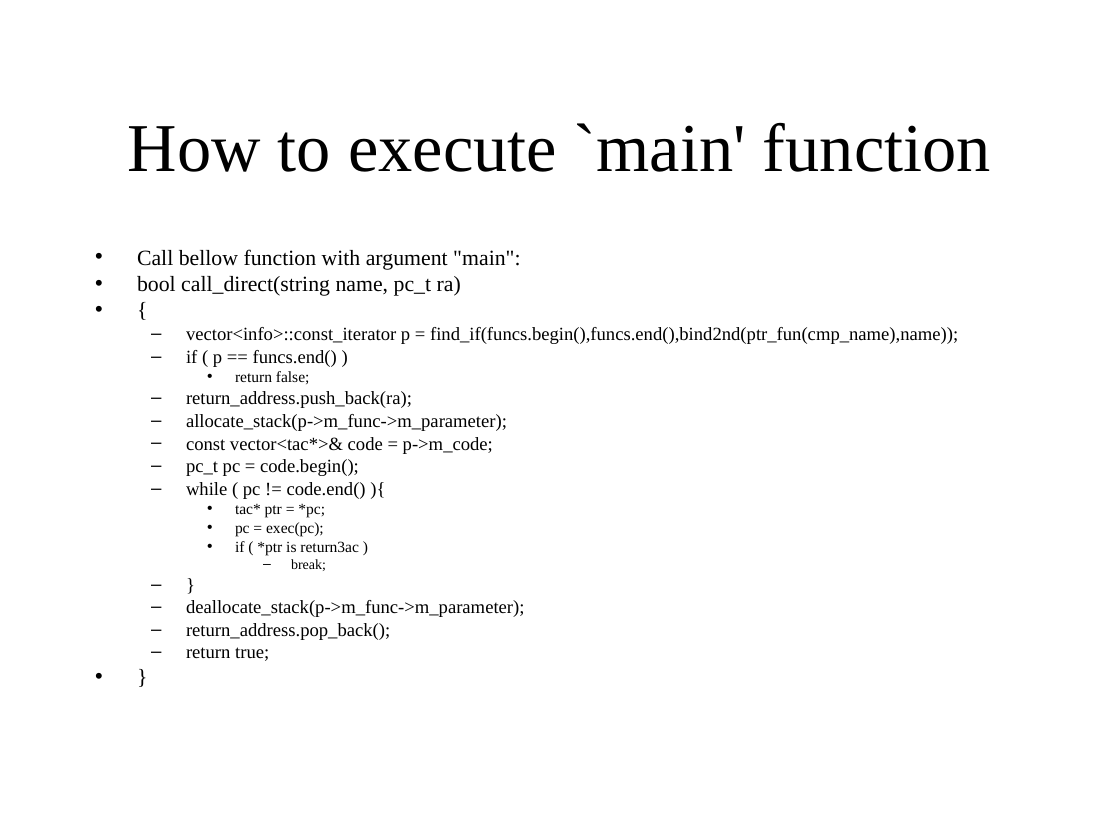
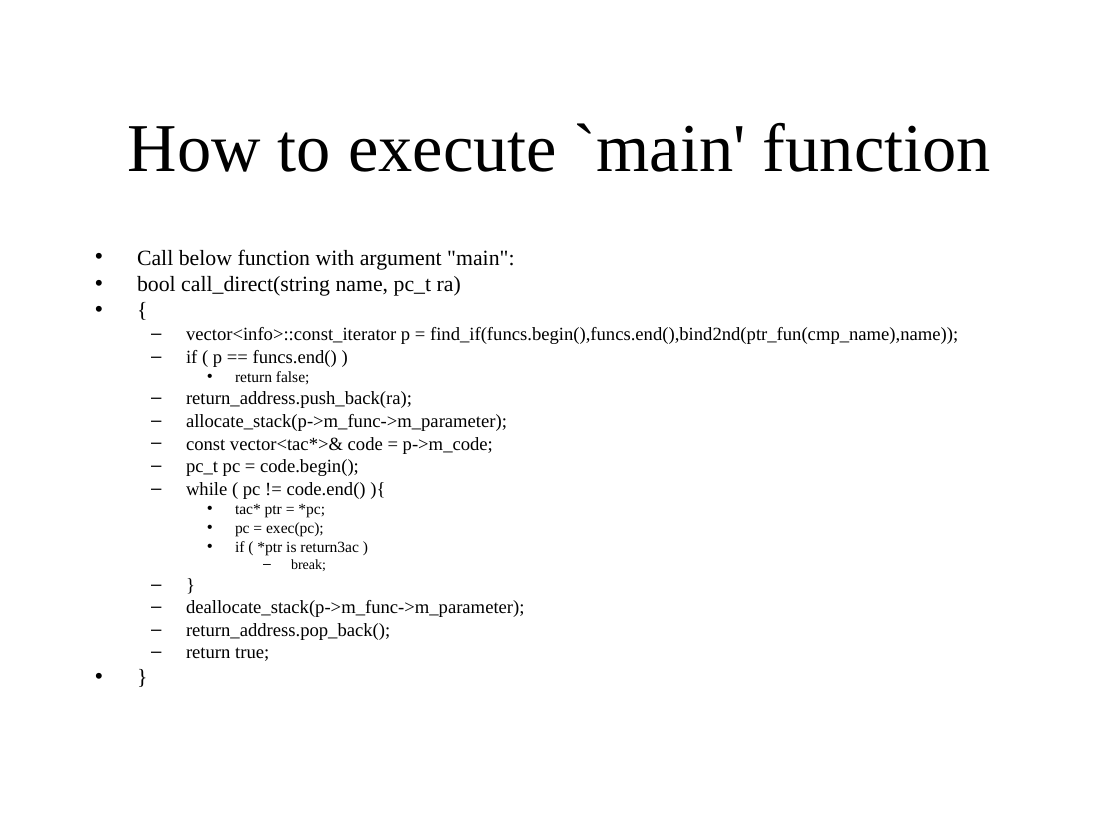
Before and after one commit to KeiHasegawa/tacsim_doc, a slide deck: slide 7 of 02_design_e.ppt. Drawn at 1120x840 pixels with LibreOffice and Linux fonts; fonts in the diff are those of the drawing. Boxes give left, top, right and bottom in pixels: in the first picture for what was removed or moved away, otherwise in the second. Text is boxed around its words. In the diff, an @@ line names an element or a change of style, - is before the commit and + after.

Commit message:
fix typo

```diff
--- a/02_design_e.ppt
+++ b/02_design_e.ppt
@@ text at (137,249,514,270): text changed @@
-• Call bellow function with argument "main":
+• Call below function with argument "main":
```
Also in this commit, not shown: 5 other slides changed.
